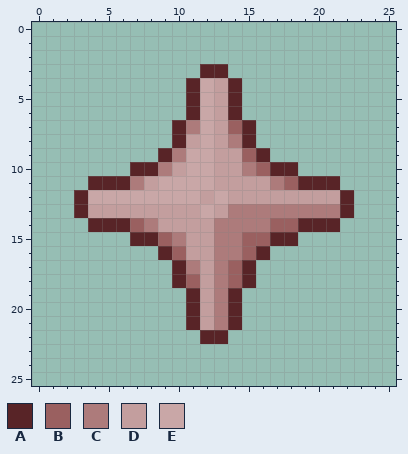
Edited in one commit: pixel-art sprite (other/minimap_orb_prayer_icon_activated.png). The picture above is the old version.
The file is 26x26 pixels.
Palette (. is transparent): A #582427  B #9a6060  C #ad7b7b  D #c39e9e  E #c9a7a7
Pixels before, first column x 3:
 3 .........AA.........
 4 ........AEDA........
 5 ........AEDA........
 6 ........AEDA........
 7 .......ACEDBA.......
 8 .......ADEDCA.......
 9 ......ACEEDDBA......
10 ....AACDEEDDCBAA....
11 .AAACDEEEEDDDDCBAAA.
12 AEEEEEEEEDEDDDDDDDDA
13 ADDDDDDDDEDCCCCCCCCA
14 .AAABCDDDDCCCCBBAAA.
15 ....AABCDDCCBBAA....
16 ......ABDDCCBA......
17 .......ACDCBA.......
18 .......ABDCBA.......
19 ........ADCA........
20 ........ADCA........
21 ........ADCA........
22 .........AA.........
After:
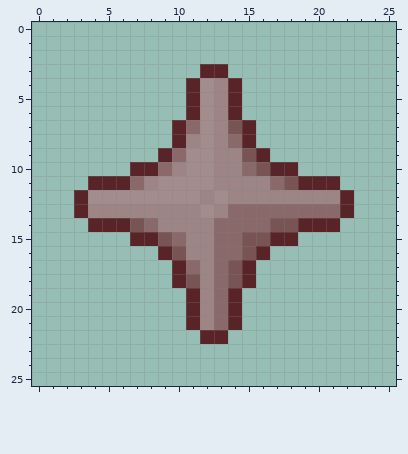
Edits made:
colour B: #9a6060 -> #795454
colour C: #ad7b7b -> #896969
colour D: #c39e9e -> #9d8585
colour E: #c9a7a7 -> #a28c8c
Boxes around the changes in both pictures, in picture pixels (x1, y1, x2, y2):
changed: (88, 78, 340, 330)
